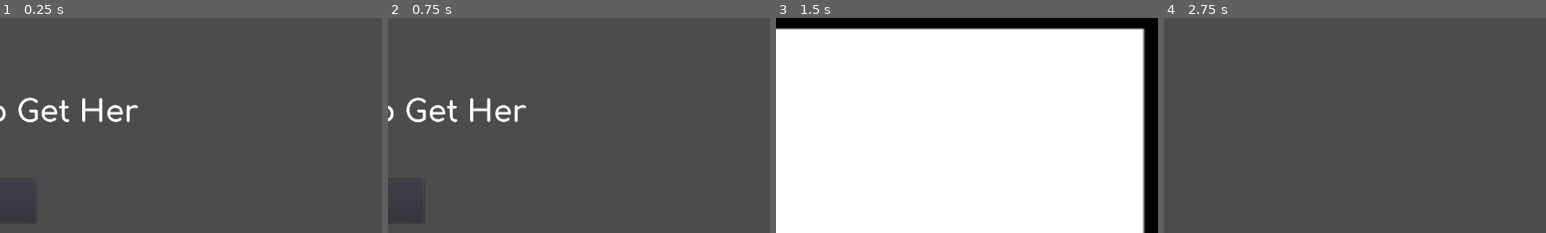
Above: before the commit, frames 1-4 (left to right).
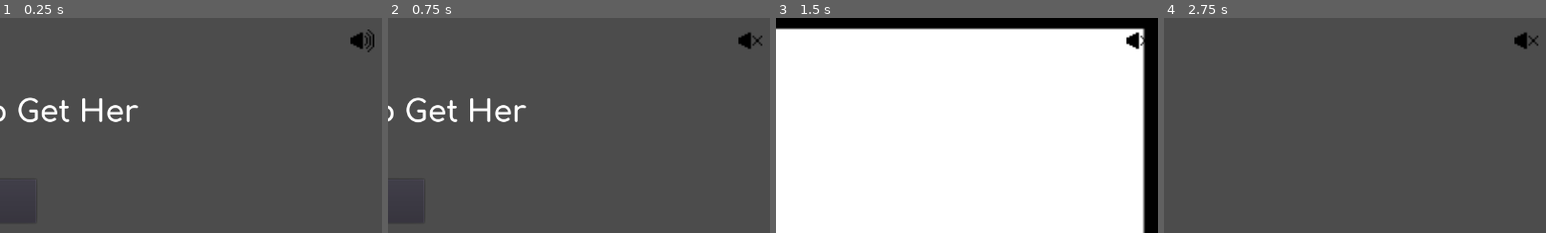
Above: after the commit, the same moments.

Repository: UnderScroll/GMTKGameJam2021
Game: Godot game, scene res://Levels/MainScene.tscn
Same seed, same stepped clock (60 frames per second), same inputs: the game is played once before the commit and once after it.
Inputs (mouse positions are % of the whole screen's width and height, from its top left):
- Up to frame 1 (0.25 s): no input
- Up to frame 2 (0.75 s): click (97, 5) at 0.52 s
- Up to frame 3 (1.5 s): click "Start" at 1.25 s
- Up to frame 4 (2.75 s): click "Skip" at 2 s
The pictures show only the part of the screen within x 50-100%, y 0-50%; the shares and areas given below are measured in that part.

The runs differ from the first frame. In frame 1, 0.3% of the frame differs, in the area x 91-98%, y 5-16%; in frame 2, 0.2%; in frame 3, 0.3%; in frame 4, 0.2%.

Commit message:
Added sound toggle

Diff:
--- a/Levels/Character1.tscn
+++ b/Levels/Character1.tscn
@@ -20,4 +20,5 @@
 __meta__ = {
 "_edit_use_anchors_": false
 }
+
 [connection signal="pressed" from="BackButton" to="." method="_on_BackButton_pressed"]
--- a/Levels/MainScene.tscn
+++ b/Levels/MainScene.tscn
@@ -1,12 +1,16 @@
-[gd_scene load_steps=8 format=2]
+[gd_scene load_steps=12 format=2]
 
 [ext_resource path="res://Scripts/Score.gd" type="Script" id=1]
+[ext_resource path="res://Ressources/Sounds/music.wav" type="AudioStream" id=2]
 [ext_resource path="res://Levels/Character1.tscn" type="PackedScene" id=3]
 [ext_resource path="res://Levels/Menu.tscn" type="PackedScene" id=4]
 [ext_resource path="res://Levels/Character2.tscn" type="PackedScene" id=5]
 [ext_resource path="res://Levels/Character3.tscn" type="PackedScene" id=6]
 [ext_resource path="res://Levels/Map.tscn" type="PackedScene" id=7]
 [ext_resource path="res://Levels/Tutorial.tscn" type="PackedScene" id=8]
+[ext_resource path="res://Scripts/AudioStreamPlayer2D.gd" type="Script" id=9]
+[ext_resource path="res://Ressources/Sprites/soundon.png" type="Texture" id=10]
+[ext_resource path="res://Ressources/Sprites/soundoff.png" type="Texture" id=11]
 
 [node name="MainScene" type="Node2D"]
 
@@ -28,6 +32,27 @@
 visible = false
 
 [node name="AudioStreamPlayer2D" type="AudioStreamPlayer2D" parent="."]
+position = Vector2( 622.408, 371.271 )
+stream = ExtResource( 2 )
+volume_db = -20.0
+autoplay = true
+script = ExtResource( 9 )
 
 [node name="Score" type="Node2D" parent="."]
 script = ExtResource( 1 )
+
+[node name="SoundToggle" type="TextureButton" parent="."]
+margin_left = 1221.91
+margin_top = 14.9588
+margin_right = 1261.91
+margin_bottom = 60.9588
+toggle_mode = true
+texture_normal = ExtResource( 10 )
+texture_pressed = ExtResource( 11 )
+expand = true
+stretch_mode = 5
+__meta__ = {
+"_edit_use_anchors_": false
+}
+
+[connection signal="toggled" from="SoundToggle" to="AudioStreamPlayer2D" method="_on_TextureButton_toggled"]
--- a/Levels/Map.tscn
+++ b/Levels/Map.tscn
@@ -8,8 +8,9 @@
 
 [node name="Background" type="TextureRect" parent="."]
 margin_left = -1.5874
+margin_top = -1.68176
 margin_right = 1278.41
-margin_bottom = 724.0
+margin_bottom = 722.318
 __meta__ = {
 "_edit_use_anchors_": false
 }
@@ -43,6 +44,7 @@
 __meta__ = {
 "_edit_use_anchors_": false
 }
+
 [connection signal="pressed" from="Character1" to="." method="_on_Character1_pressed"]
 [connection signal="pressed" from="Character2" to="." method="_on_Character2_pressed"]
 [connection signal="pressed" from="Character3" to="." method="_on_Character3_pressed"]
--- a/Levels/Menu.tscn
+++ b/Levels/Menu.tscn
@@ -49,5 +49,6 @@
 __meta__ = {
 "_edit_use_anchors_": false
 }
+
 [connection signal="pressed" from="StartButton" to="." method="_on_StartButton_pressed"]
 [connection signal="pressed" from="QuitButton" to="." method="_on_QuitButton_pressed"]
--- /dev/null
+++ b/Scripts/AudioStreamPlayer2D.gd
@@ -0,0 +1,7 @@
+extends AudioStreamPlayer2D
+
+func _ready() :
+	playing=true
+
+func _on_TextureButton_toggled(button_pressed):
+	playing=not playing
--- a/project.godot
+++ b/project.godot
@@ -10,7 +10,6 @@
 
 _global_script_classes=[  ]
 _global_script_class_icons={
-
 }
 
 [application]
@@ -32,7 +31,8 @@
 [rendering]
 
 quality/driver/driver_name="GLES2"
-quality/2d/use_pixel_snap=true
+2d/snapping/use_gpu_pixel_snap=true
 vram_compression/import_etc=true
 vram_compression/import_etc2=false
 quality/filters/use_nearest_mipmap_filter=true
+quality/2d/use_pixel_snap=true
Not shown, changed: Ressources/Sounds/music.wav.import
Binary file added: Ressources/Sprites/soundoff.png
Not shown, added: Ressources/Sprites/soundoff.png.import
Binary file added: Ressources/Sprites/soundon.png
Not shown, added: Ressources/Sprites/soundon.png.import
